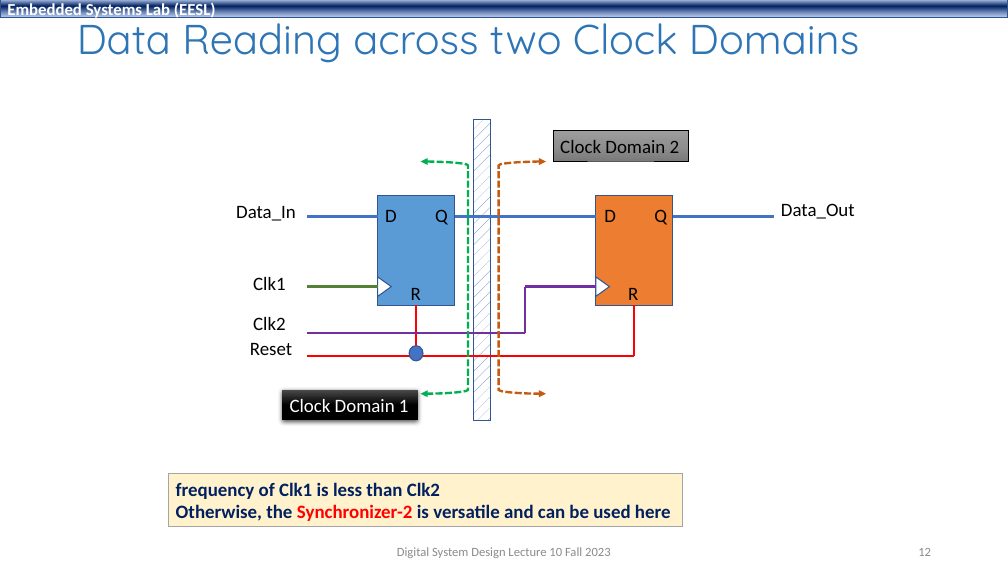
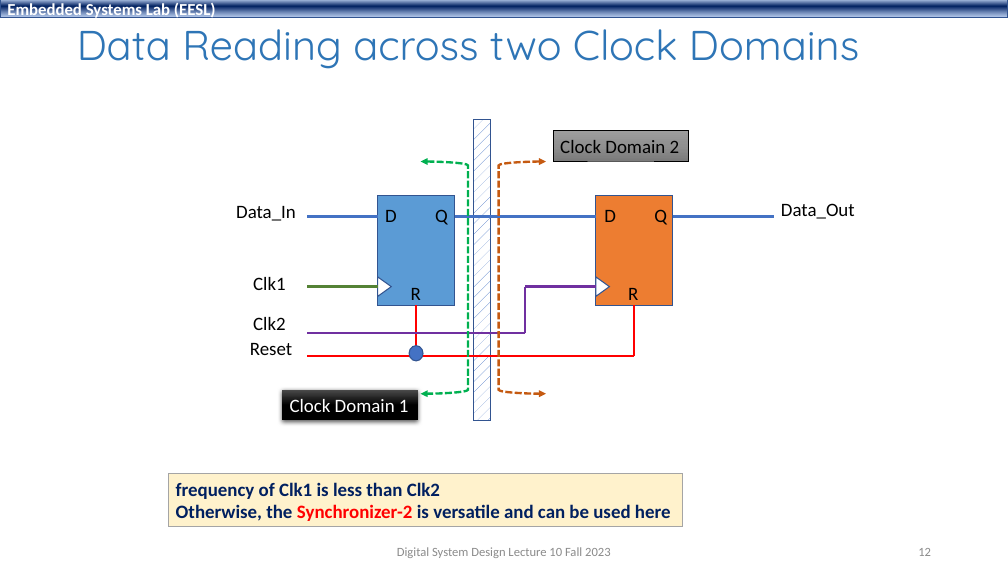
Before and after one commit to shahidmasud/shahidmasud.github.io, a slide deck: slide 12 of DSD_Lec10_Fall2023.ppsx. Drawn at 1008x567 pixels with LibreOffice and Linux fonts; fonts in the diff are those of the drawing; background and template pictures are left out. Boxes give left, top, right and bottom in pixels: in the first picture for what was removed or moved away, otherwise in the second. Text is boxed around its words. In the diff, an @@ line names an element or a change of style, - is before the commit and + after.

```diff
--- a/DSD_Lec10_Fall2023.ppsx
+++ b/DSD_Lec10_Fall2023.ppsx
@@ title "Data Reading across two Clock ...": place and size @@
-title "Data Reading across two Clock ..." at (77,11,859,63)
+title "Data Reading across two Clock ..." at (77,17,859,69)
```
Also in this commit, not shown: 16 other slides changed, 1 other file.
